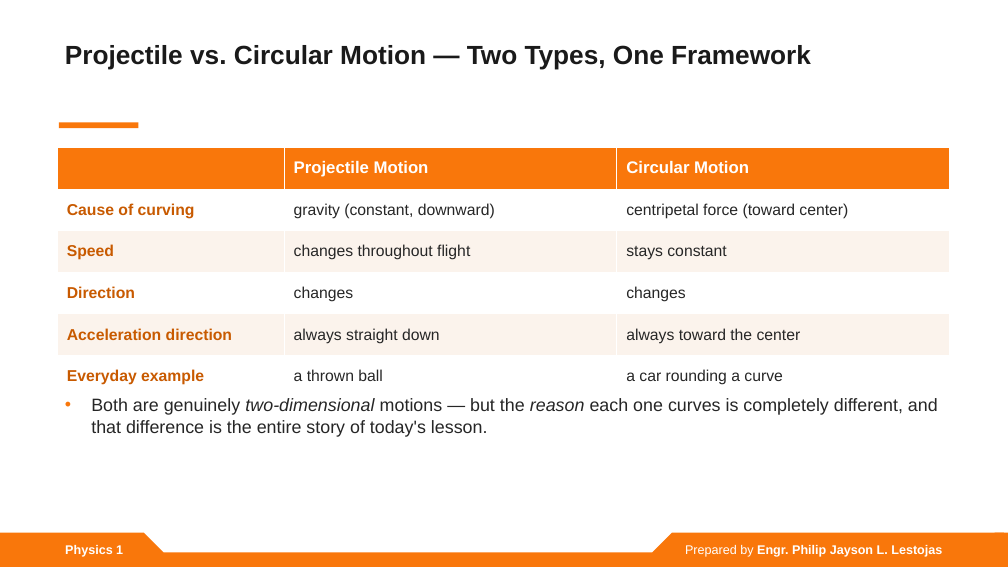
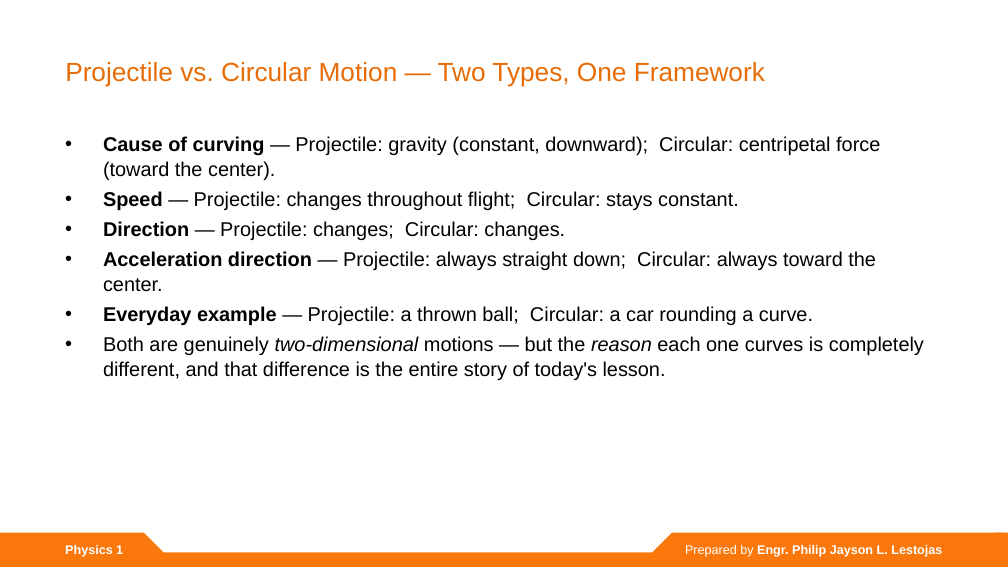
Before and after one commit to lestojas/physics, a slide deck: slide 22 of Projectile and Circular Motion.pptx. Drawn at 1008x567 pixels with LibreOffice and Linux fonts; fonts in the diff are those of the drawing. Boxes give left, top, right and bottom in pixels: in the first picture for what was removed or moved away, otherwise in the second. Text is boxed around its words. In the diff, an @@ line names an element or a change of style, - is before the commit and + after.

Commit message:
Revise deck to match template exactly (text-only content)
- Reuse the template's content-slide design: orange-gradient ExtraBold title + TT Hoves bulleted body
- Remove custom accent bars, equation bands, callout boxes, tables, and generated diagram images
- Convert comparison tables to template-style bullets; render equations as simple centered lines
- Body text auto-fits the template body box (keeps 28pt where content allows)

```diff
--- a/Projectile and Circular Motion.pptx
+++ b/Projectile and Circular Motion.pptx
@@ text "Projectile vs. Circular Motion — ...": place and size @@
-text "Projectile vs. Circular Motion — ..." at bbox=[65, 45, 811, 70]
+text "Projectile vs. Circular Motion — ..." at bbox=[65, 62, 765, 86]
@@ text "Projectile vs. Circular Motion — ..." at bbox=[65, 62, 765, 86]: text colour #1A1A1A to gradient #B45404 to #E86C06 to #F9770B, bold off @@
@@ text "Cause of curving — Projectile: ...": place and size @@
-text "Cause of curving — Projectile: ..." at bbox=[91, 398, 938, 437]
+text "Cause of curving — Projectile: ..." at bbox=[103, 136, 924, 380]
@@ table removed at bbox=[57, 147, 950, 397], 6 rows, 3 columns @@
- | Projectile Motion | Circular Motion
-Cause of curving | gravity (constant, downward) | centripetal force (toward center)
-Speed | changes throughout flight | stays constant
-Direction | changes | changes
-Acceleration direction | always straight down | always toward the center
-Everyday example | a thrown ball | a car rounding a curve
@@ rectangle removed at bbox=[59, 123, 138, 128] @@
@@ text at bbox=[103, 136, 880, 325]: paragraphs added @@
+• Cause of curving — Projectile: gravity (constant, downward); Circular: centripetal force (toward the center).
+• Speed — Projectile: changes throughout flight; Circular: stays constant.
+• Direction — Projectile: changes; Circular: changes.
+• Acceleration direction — Projectile: always straight down; Circular: always toward the center.
+• Everyday example — Projectile: a thrown ball; Circular: a car rounding a curve.
@@ text at bbox=[103, 336, 924, 380]: size 17 to 19 pt, text colour #262626 to #000000 in "Both are genuinely two-dimensional motions — but ..."; indent changed; line spacing 1.03 to 1.04; less space between paragraphs @@
```
Also in this commit, not shown: 21 other slides changed, 8 other files.
